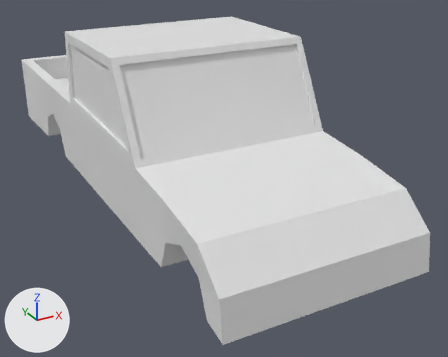
The FBX model Art/LeoArt/Truck.fbx as it was, and as the next commit left it.
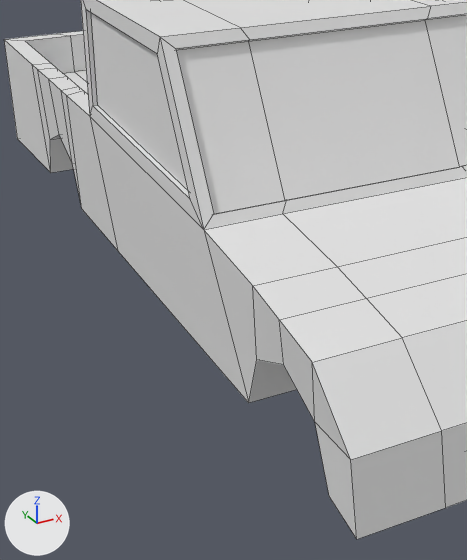
There are two pictures of each version: one whole from a camera (50 mm lens) standing at (-2.71, -6.08, 3.57) and looking at (0.37, -0.48, 0.77), one close up on the part from 4% to 64% of the width and 10% to 100% of the height. The axes (+X, +Y, +Z) are drawn at lower left. The lights are the same throughout. The older version's two pictures come first. The close-ups show mesh edges as thin lines. Objects named as collision shapes, trigger or cutter boxes, shadow casters or lower levels of detail are left out.

Names of what the first close-up shows: 'Truck'.
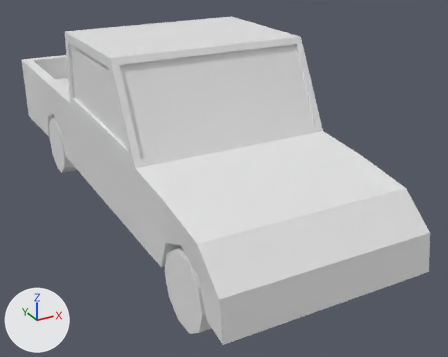
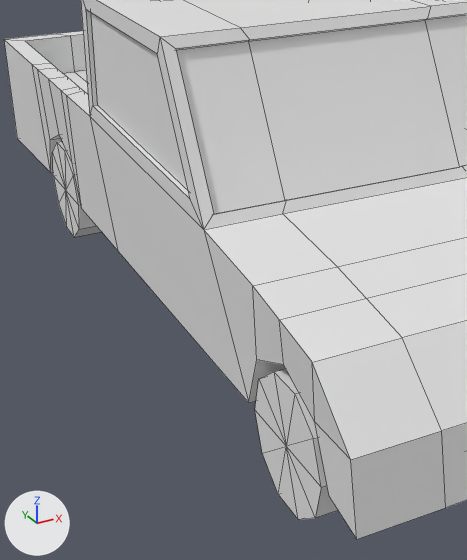
What differs and where, as boxes [x1, y1, x2, y2] in the close-ups (467 x 560 px):
'TruckWheel', added
    after: [52, 141, 337, 520]

The change, as a list of edits to the scene's bpy script:
```text
Add me_plane_004:
    me_plane_004.from_pydata(...)  # a 10-sided cylinder along x spanning x -0.97..-0.66, y 1.24..1.95, z 0.38..1.06; a 10-sided cylinder along x spanning x 0.66..0.97, y 1.24..1.95, z 0.38..1.06; a 10-sided cylinder along x spanning x -0.97..-0.66, y -2.57..-1.86, z 0.38..1.06; a 10-sided cylinder along x spanning x 0.66..0.97, y -2.57..-1.86, z 0.38..1.06
Add ob_truckwheel:
    ob_truckwheel = bpy.data.objects.new('TruckWheel', me_plane_004)
    ob_truckwheel.location = (0.0, 0.0, 0.0)
```
